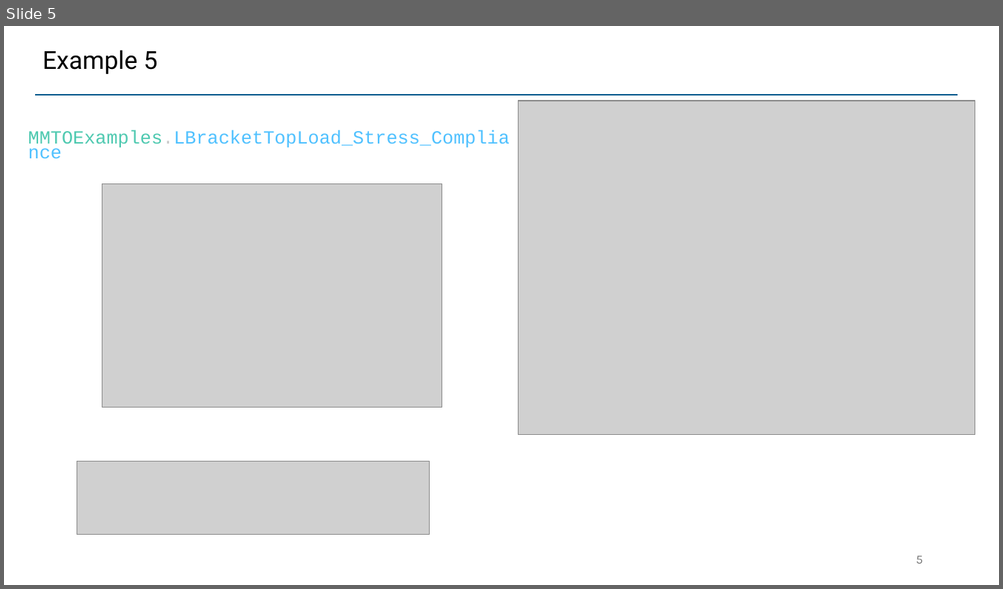
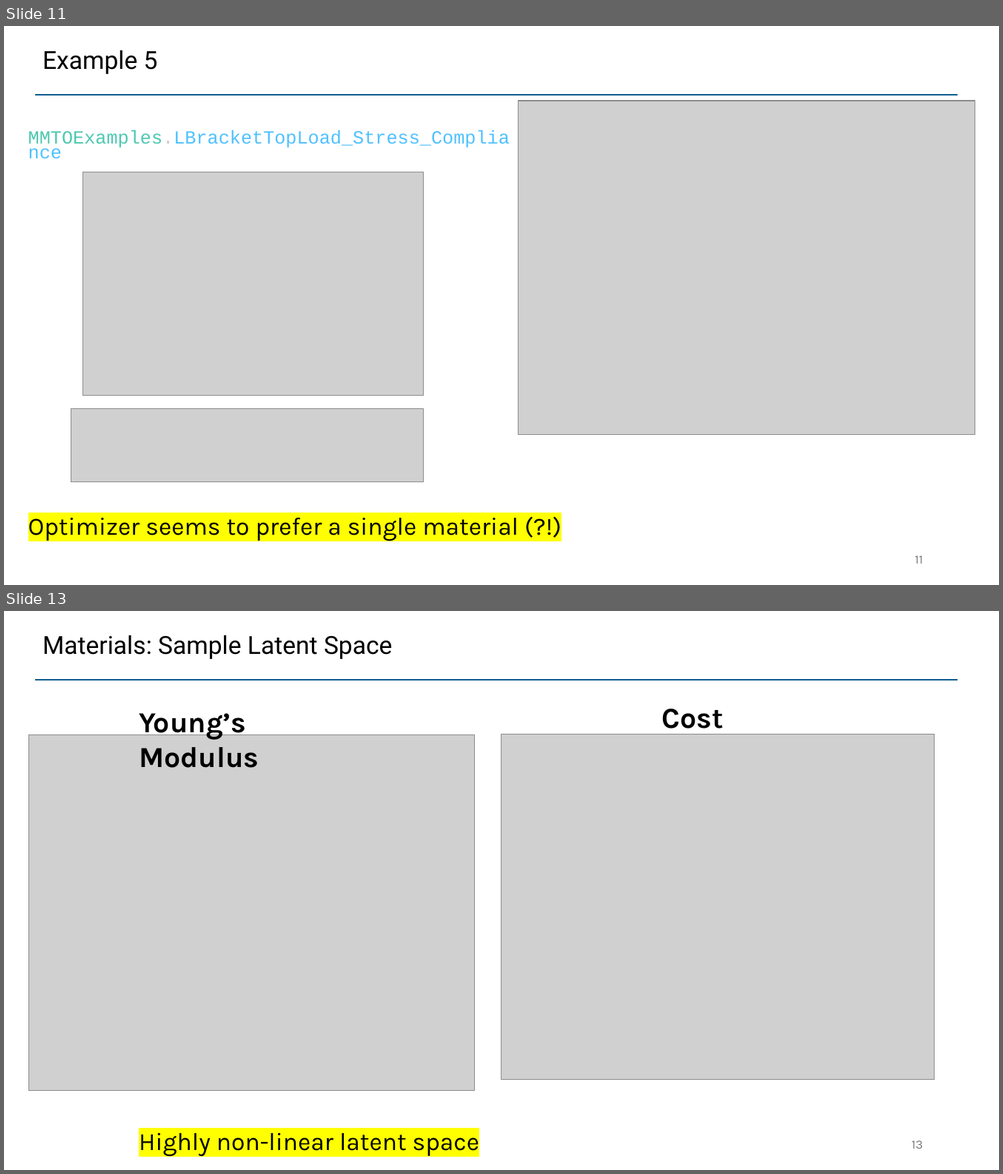
Before and after one commit to UW-ERSL/METALS, a slide deck: Slides/MMTOResults.pptx. Shown one above the other, each under a label of ours: slide 5 before the commit, slides 11 and 13 after it; the slides between them are not shown. The pictures are 1003x589 and 1003x1174 pixels, drawn with LibreOffice and Linux fonts; fonts in the diff are those of the drawing; grey boxes stand for pictures. Boxes give left, top, right and bottom in pixels: in the first picture for what was removed or moved away, otherwise in the second. Text is boxed around its words. In the diff, an @@ line names an element or a change of style, - is before the commit and + after.

```diff
--- a/Slides/MMTOResults.pptx
+++ b/Slides/MMTOResults.pptx
@@ slide 13 added at <box>4,611,999,1170</box>, background #FFFFFF; not listed: 1 template element that a slide beside it also shows @@
@@ title added at <box>42,635,392,659</box>, 24 pt, text #000000 @@
+Materials: Sample Latent Space
@@ text added at <box>139,713,259,768</box>, 28 pt, text #000000, bold @@
+Young’s Modulus
@@ text added at <box>662,709,723,735</box>, 28 pt, text #000000, bold @@
+Cost
@@ picture added at <box>28,735,474,1091</box> @@
@@ picture added at <box>502,734,934,1079</box> @@
@@ text added at <box>139,1133,479,1157</box>, 24 pt, text #000000 @@
+Highly non-linear latent space
@@ page number added at <box>911,1141,922,1149</box>, 12 pt, text #797979 @@
+13
@@ what was slide 5 is now slide 11 @@
@@ slide 11 changed as well @@
@@ picture: place and size @@
-picture at <box>102,184,442,408</box>
+picture at <box>83,173,424,396</box>
@@ picture: place and size @@
-picture at <box>77,462,430,535</box>
+picture at <box>71,409,424,482</box>
@@ text added at <box>28,518,518,542</box>, 24 pt, text #000000 @@
+Optimizer seems to prefer a single material (?!)
@@ page number at <box>914,556,922,564</box>: text changed @@
-5
+11
```
Also in this commit, not shown: 7 other slides changed, 7 other slides added, 1 slide removed, 27 other files.
